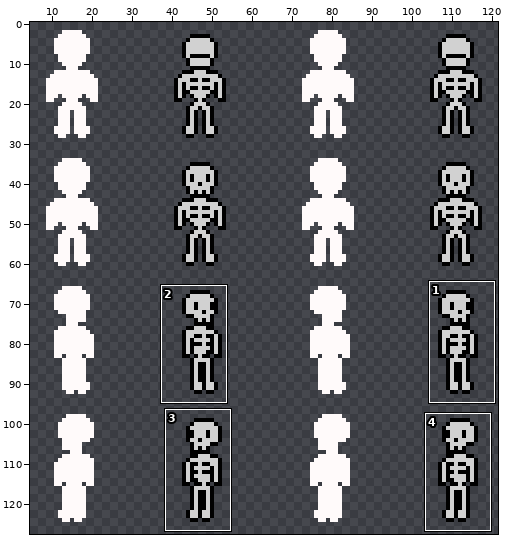
Sprite sheet -- spritesheets/skeleton/skeleton_hurt.png. The picture above shows the old version from afar; the outline marks the close-up.
Close-up. Before the edit:
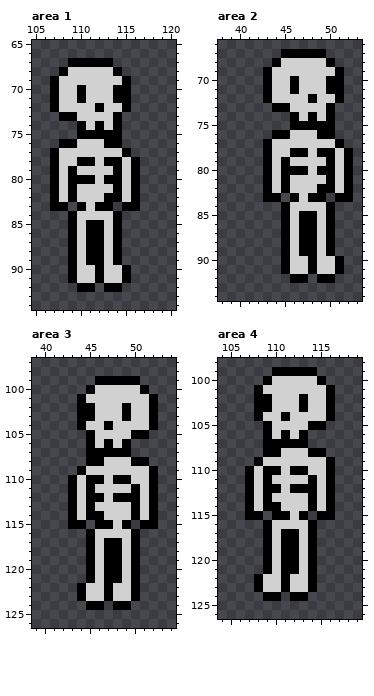
The file is 128x128 pixels. Colours within 5 levels of each other are drawn and written as one. Shown: area 1: x 105..120, y 65..94; area 2: x 38..53, y 66..94; area 3: x 39..54, y 97..126; area 4: x 104..119, y 98..126. The wide view leaves out empty margins. The commit also changed other parts of the picture, which this record leaves out.
After the commit:
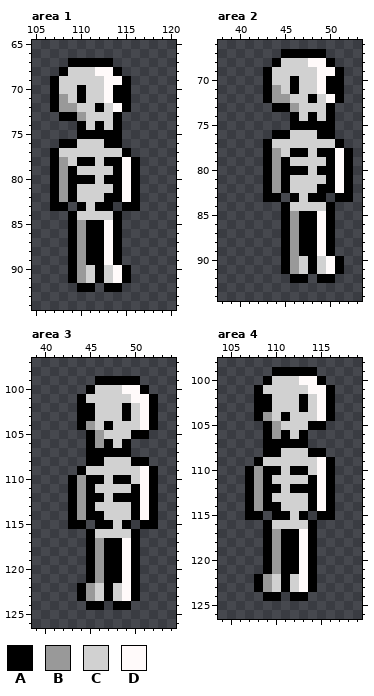
Palette (. is transparent): A #000000  B #999999  C #d1d1d1  D #fffafa
Diff:
Changed rows in their new state; - is an unchanged pixel.
Area 1:
first column x 108:
68 ----DD-
69 -----DD
70 -----D-
71 B----D-
72 BB----D
73 --B----
first column x 108:
78 B------D
79 B------D
80 B------D
81 B------D
82 B------D
85 --B--D--
86 --B--D--
87 --B--D--
88 --B--D--
89 --B--D--
90 --B---D-
91 --B---D-
Area 2:
first column x 44:
68 ----DD-
69 -----DD
70 -----D-
71 B----D-
72 BB----D
73 --B----
first column x 44:
78 B------D
79 B------D
80 B------D
81 B------D
82 B------D
85 --B--D--
86 --B--D--
87 --B--D--
88 --B--D--
89 --B--D--
90 --B---D-
91 --B---D-
Area 3:
first column x 44:
100 -----DD-
101 ------DD
102 -------D
103 -------D
104 -B-----D
105 --B-----
106 --B-----
109 -------D
110 B------D
111 B------D
112 B------D
113 B------D
114 B------D
117 --B--D--
118 --B--D--
119 --B--D--
120 --B--D--
121 --B--D--
122 -B---D--
123 -B---D--
Area 4:
first column x 108:
100 -----DD-
101 ------DD
102 -------D
103 -------D
104 -B-----D
105 --B-----
106 --B-----
109 -------D
110 B------D
111 B------D
112 B------D
113 B------D
114 B------D
117 --B--D--
118 --B--D--
119 --B--D--
120 --B--D--
121 --B--D--
122 -B---D--
123 -B---D--
